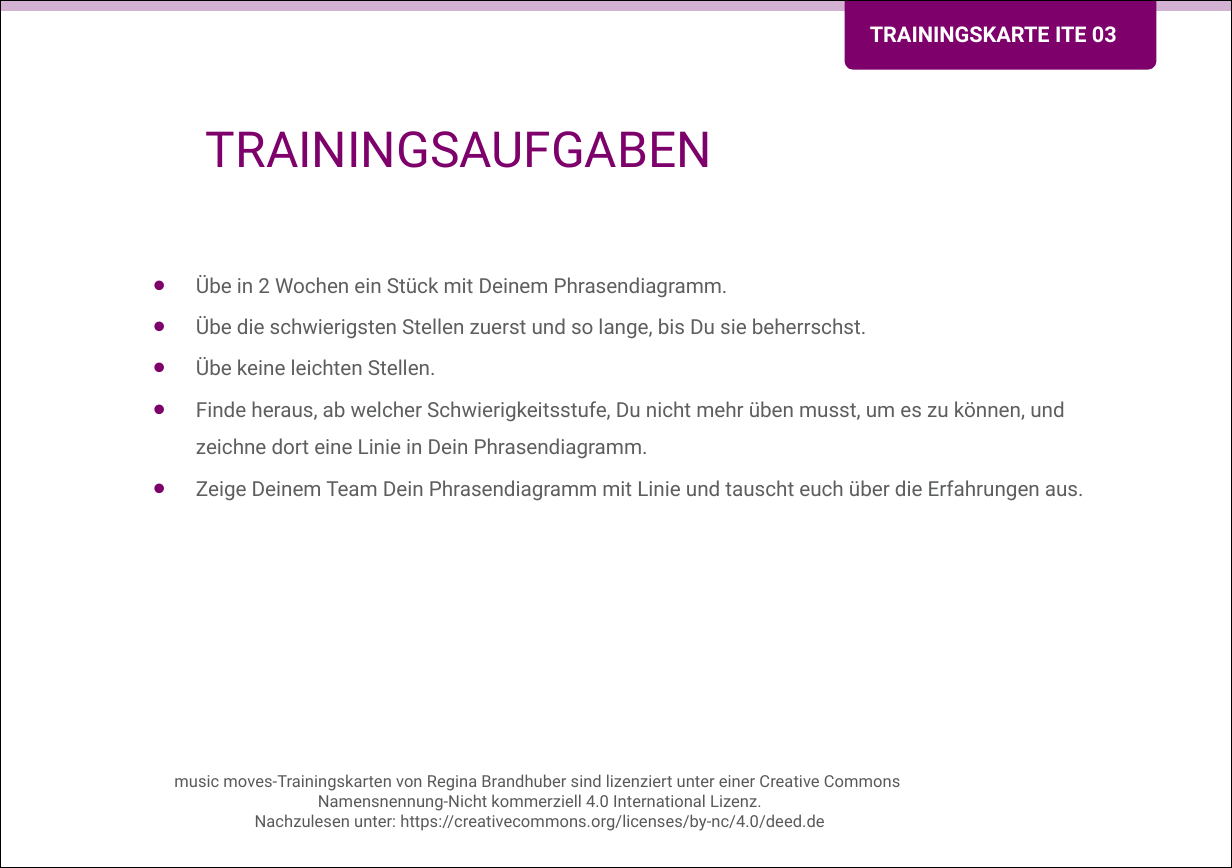
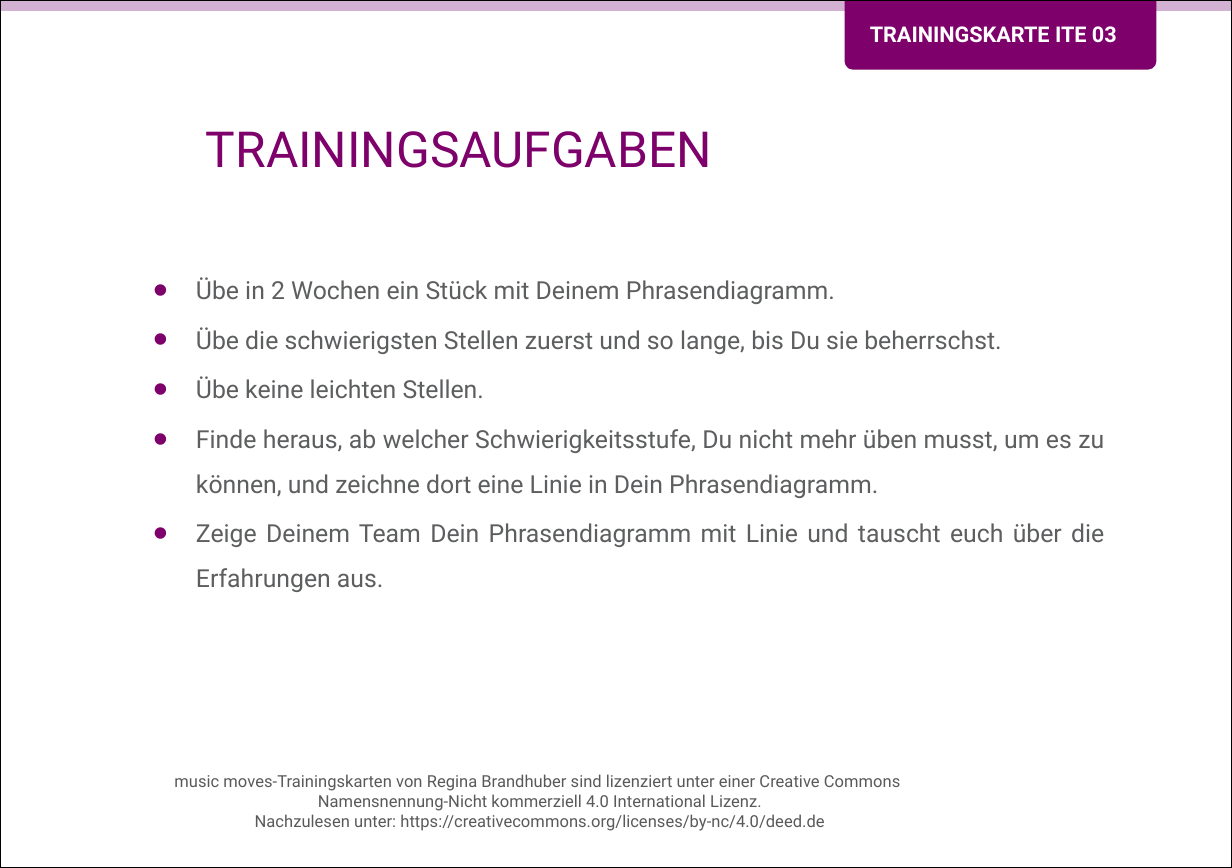
Before and after one commit to Teamtool/training-materials, a slide deck: slide 2 of training-cards/music moves/Iterative (ITE)/ger_ITE_03_Die_magische_Linie_MM_A.pptx. Drawn at 1232x868 pixels with LibreOffice and Linux fonts; fonts in the diff are those of the drawing; background and template pictures are left out. Boxes give left, top, right and bottom in pixels: in the first picture for what was removed or moved away, otherwise in the second. Text is boxed around its words. In the diff, an @@ line names an element or a change of style, - is before the commit and + after.

```diff
--- a/training-cards/music moves/Iterative (ITE)/ger_ITE_03_Die_magische_Linie_MM_A.pptx
+++ b/training-cards/music moves/Iterative (ITE)/ger_ITE_03_Die_magische_Linie_MM_A.pptx
@@ text "Übe in 2 Wochen ein ..." at [196, 277, 1104, 592]: size 10 to 12 pt; alignment left to justified @@
```
Also in this commit, not shown: 1 other slide changed, 1 other file.
